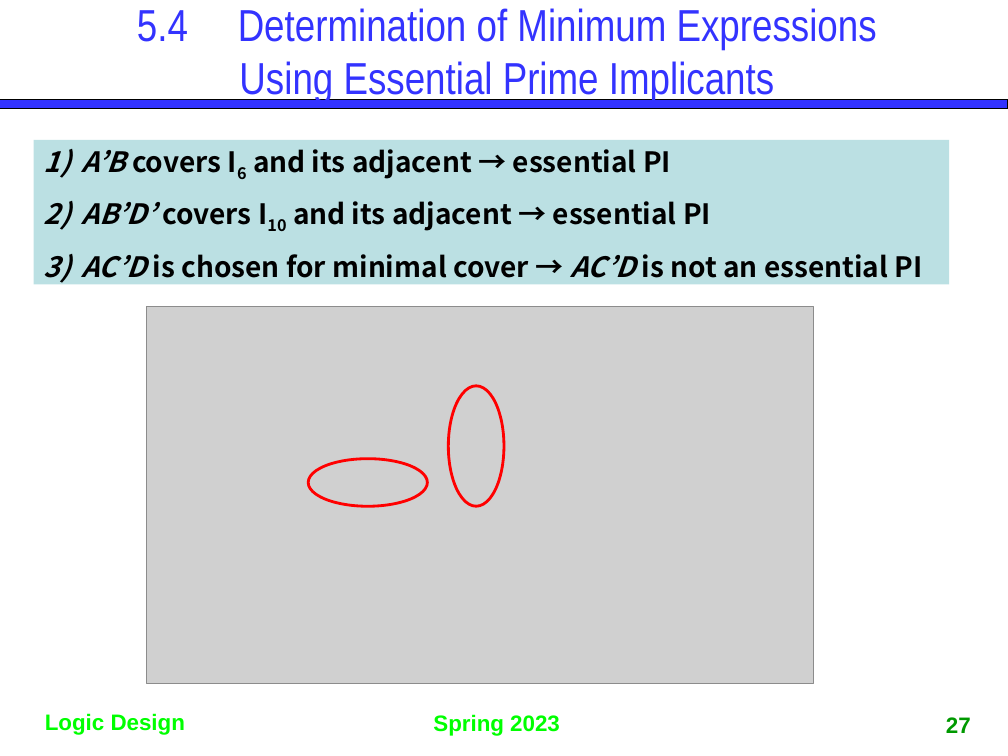
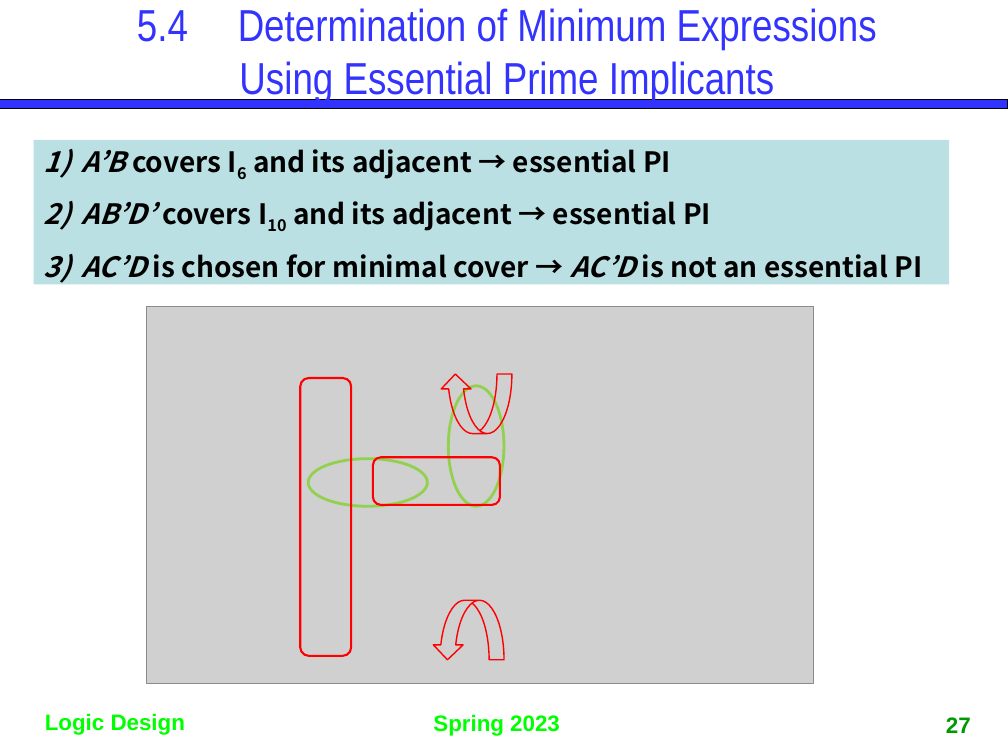
Before and after one commit to gdlee412/Logic-Circuits, a slide deck: slide 27 of 자료/Ch5. Karnaugh Map.pptx. Drawn at 1008x756 pixels with LibreOffice and Linux fonts; fonts in the diff are those of the drawing; grey boxes stand for pictures. Boxes give left, top, right and bottom in pixels: in the first picture for what was removed or moved away, otherwise in the second. Text is boxed around its words. In the diff, an @@ line names an element or a change of style, - is before the commit and + after.

```diff
--- a/자료/Ch5. Karnaugh Map.pptx
+++ b/자료/Ch5. Karnaugh Map.pptx
@@ rounded rectangle added at (300,378,351,656), outline #FF0000 1.5 pt @@
@@ curved right arrow added at (440,374,512,433), outline #FF0000 1 pt @@
@@ ellipse at (449,386,504,506): outline #FF0000 2 pt to #92D050 2 pt @@
@@ ellipse at (308,459,427,506): outline #FF0000 2 pt to #92D050 2 pt @@
@@ rounded rectangle added at (373,458,500,505), outline #FF0000 1.5 pt @@
@@ curved right arrow added at (432,601,504,660), outline #FF0000 1 pt @@
```
Also in this commit, not shown: 2 other slides changed.
